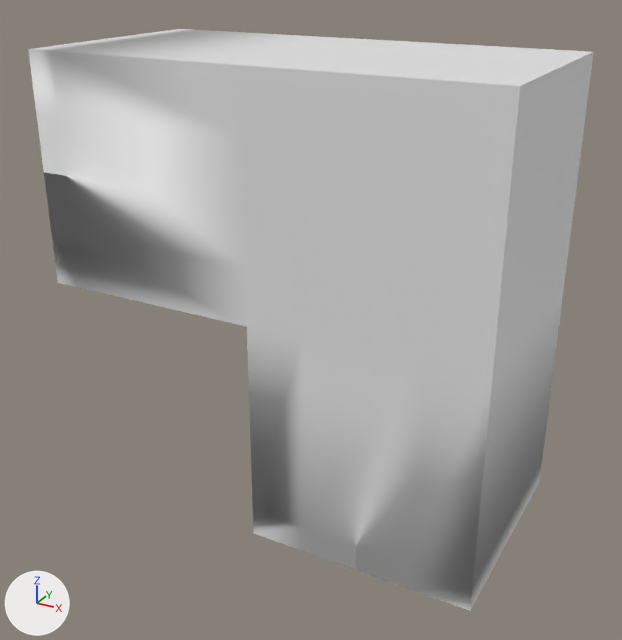
Before and after pictures for a commit that changed the FBX model SferoTestVR/Assets/Art/Models/Corridors/Corridor_2U_Right.fbx.
One viewpoint serves both versions: a 50 mm camera at (-64.2, -20.9, 19.2) aimed at (-77.7, 3.6, 6.9). Every picture has the same lights, and +X, +Y and +Z are marked at lower left.

The scene before the commit, as lines of its bpy script (objects in view):
```python
me_corridor_2u_right = bpy.data.meshes.new('Corridor 2U Right')
me_corridor_2u_right.from_pydata(...)  # 64 vertices, 68 faces; spans x -12.0..4.0, y 0.0..8.0, z 0.0..16.0
ob_corridor_2u_right = bpy.data.objects.new('Corridor 2U Right', me_corridor_2u_right)
ob_corridor_2u_right.location = (-74.0, 0.0, 0.0)
```
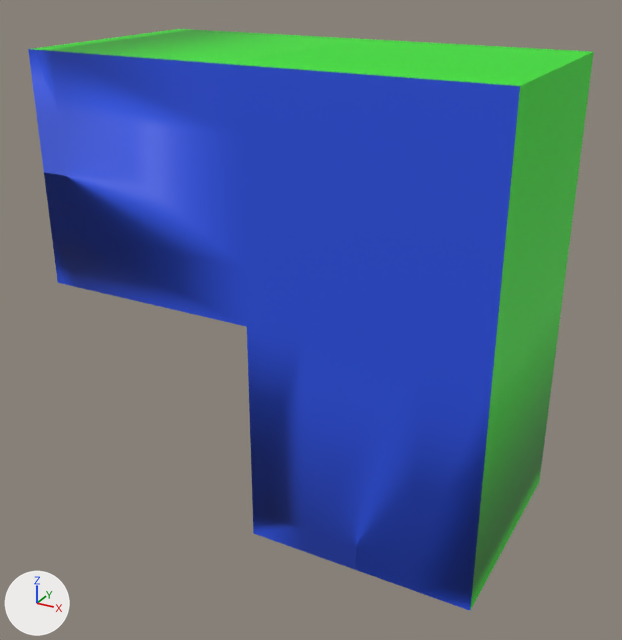
Location of each change, (x1, y1, x2, y2) in pixels of the pictures (622 x 640 px):
part 1 of me_corridor_2u_right, recoloured (grey to blue)
    both: (28, 49, 520, 611)
part 2 of me_corridor_2u_right, recoloured (grey to green)
    both: (33, 29, 594, 611)

Patch to the scene script:
```diff
--- a/SferoTestVR/Assets/Art/Models/Corridors/Corridor_2U_Right.fbx.py
+++ b/SferoTestVR/Assets/Art/Models/Corridors/Corridor_2U_Right.fbx.py
@@ mat_floor @@
+mat_floor = principled_material('floor')
+mat_floor.base_color = (0.0226, 0.0857, 0.8)  # blue #2953e7
@@ mat_wall @@
+mat_wall = principled_material('wall')
+mat_wall.base_color = (0.0123, 0.8, 0.0)  # green #1de700
@@ mat_ceiling @@
+mat_ceiling = principled_material('ceiling')
+mat_ceiling.base_color = (0.8, 0.0, 0.00472)  # red #e7000f
@@ me_corridor_2u_right @@
 me_corridor_2u_right.from_pydata(...)  # 64 vertices, 68 faces; spans x -12.0..4.0, y 0.0..8.0, z 0.0..16.0
 # used by ob_corridor_2u_right; location = (-74.0, 0.0, 0.0)
+# me_corridor_2u_right part 1: all 21 faces centred in x -11.5..3.0, y 0.0, z 0.5..15.0 switch from no material to mat_floor (blue #2953e7)
+# me_corridor_2u_right part 2: all 26 faces centred in x -12.0..4.0, y 4.0, z 0.0..16.0 switch from no material to mat_wall (green #1de700)
+me_corridor_2u_right.materials.append(mat_ceiling)  # red #e7000f
```
